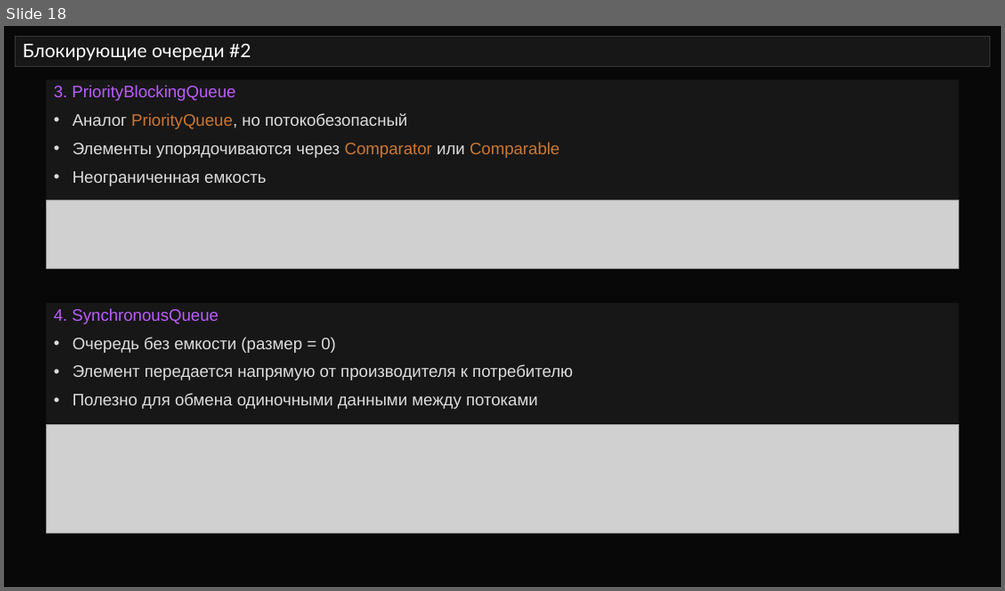
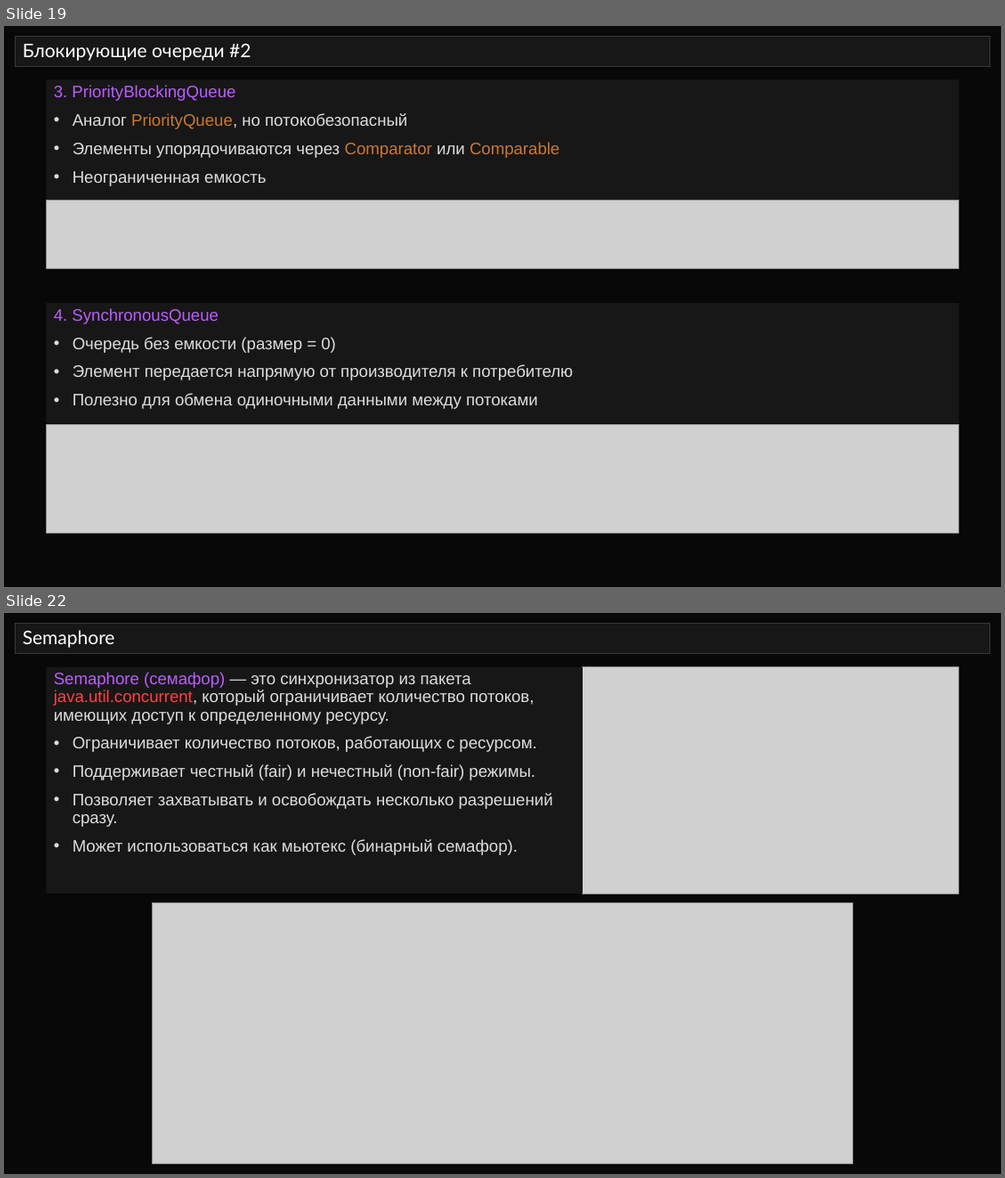
Before and after one commit to semusv/SIB_Concurrent, a slide deck: Concurrent_v1.pptx. Shown one above the other, each under a label of ours: slide 18 before the commit, slides 19 and 22 after it; the slides between them are not shown. The pictures are 1005x591 and 1005x1178 pixels, drawn with LibreOffice and Linux fonts; fonts in the diff are those of the drawing; grey boxes stand for pictures. Boxes give left, top, right and bottom in pixels: in the first picture for what was removed or moved away, otherwise in the second. Text is boxed around its words. In the diff, an @@ line names an element or a change of style, - is before the commit and + after.

Commit message:
очереди + начал синхронизаторы

```diff
--- a/Concurrent_v1.pptx
+++ b/Concurrent_v1.pptx
@@ slide 22 added at box(4, 613, 1001, 1174), background #080808 @@
@@ title added at box(16, 624, 990, 653), fill #171717, outline #373737 0.75 pt, 18 pt, text #FFFFFF @@
+Semaphore
@@ rectangle added at box(46, 666, 582, 893), fill #171717, 16 pt, text #DDDDDD @@
+Semaphore (семафор) — это синхронизатор из пакета java.util.concurrent, который ограничивает количество потоков, имеющих доступ к определенному ресурсу.
+• Ограничивает количество потоков, работающих с ресурсом.
+• Поддерживает честный (fair) и нечестный (non-fair) режимы.
+• Позволяет захватывать и освобождать несколько разрешений сразу.
+• Может использоваться как мьютекс (бинарный семафор).
@@ picture added at box(582, 666, 959, 893) @@
@@ picture added at box(152, 902, 853, 1163) @@
@@ what was slide 18 is now slide 19 @@
```
Also in this commit, not shown: 2 slides changed, 6 other slides added, 33 slides removed, 6 other files.
